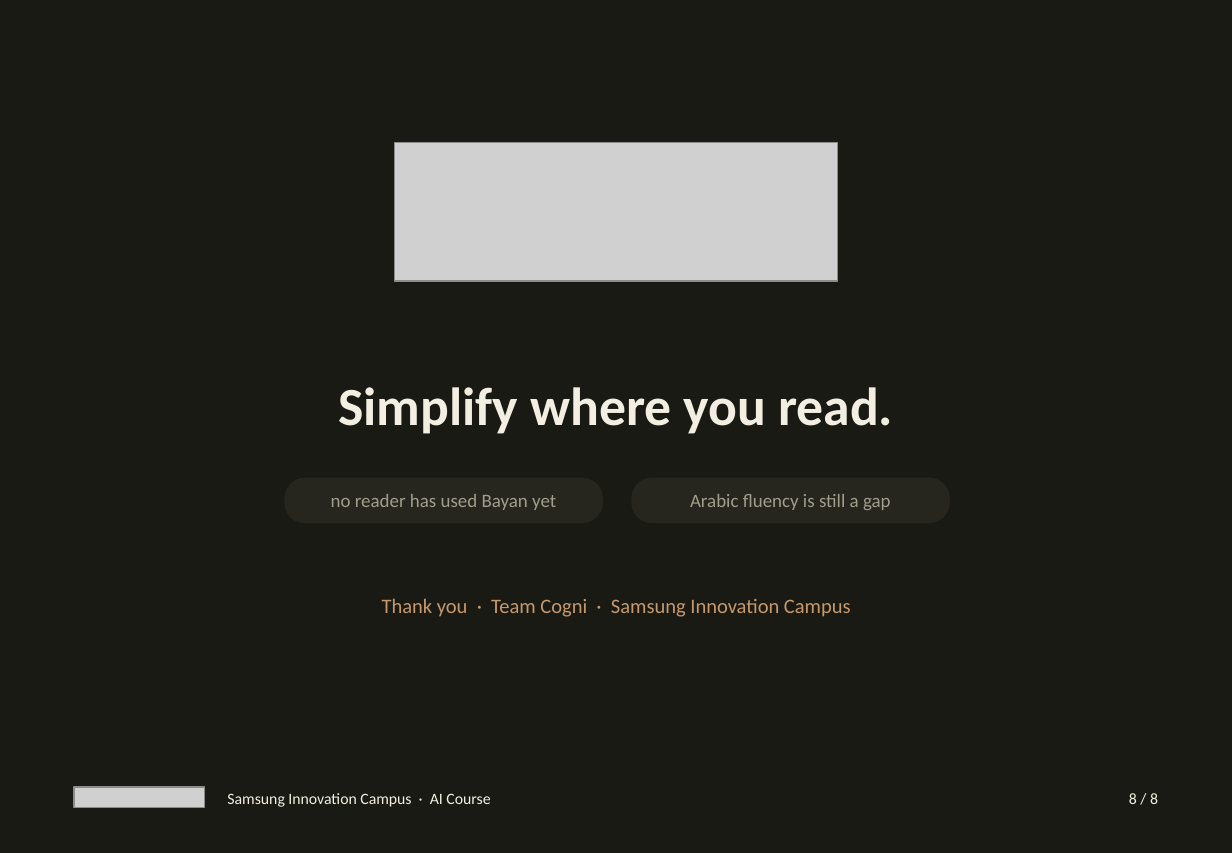
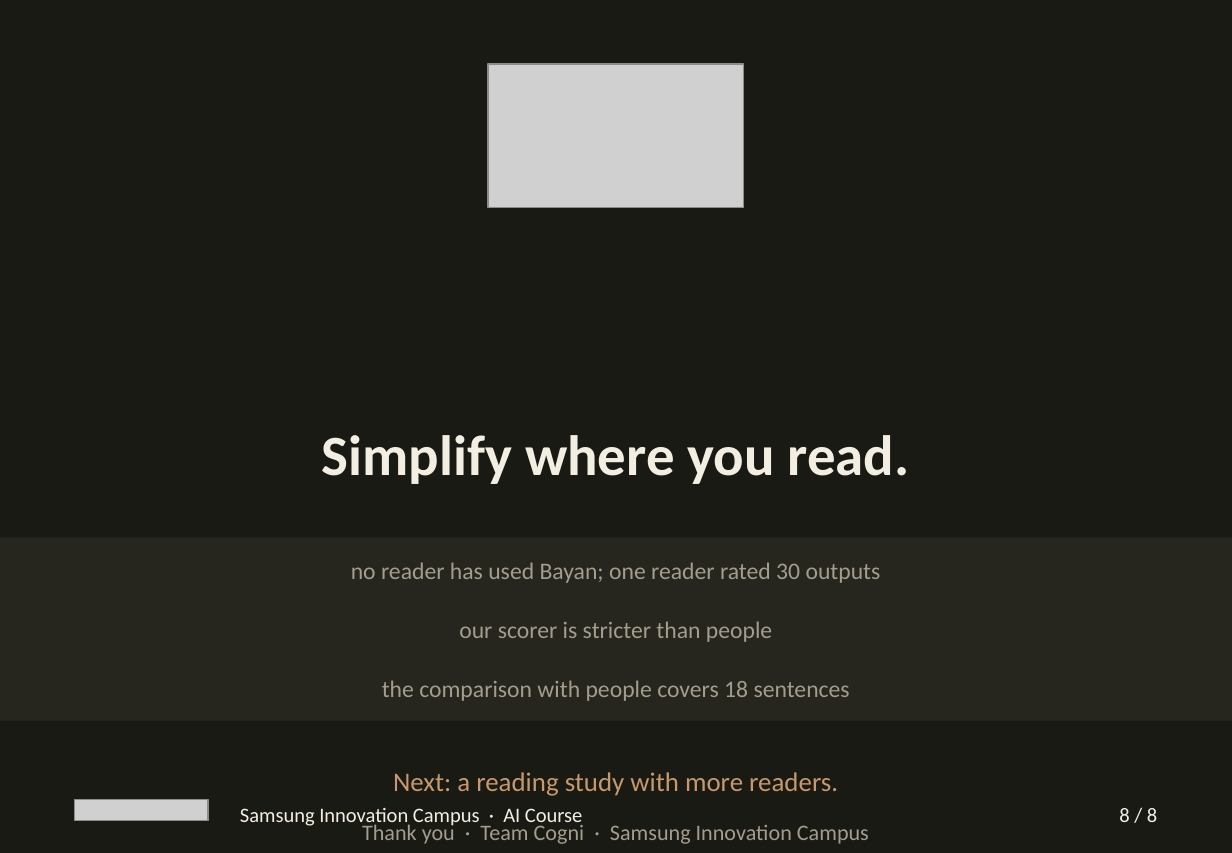
Before and after one commit to Cogni-Libya/Bayan, a slide deck: slide 8 of deliverables/04_presentation/Bayan_Submission.pptx. Drawn at 1232x853 pixels with LibreOffice and Linux fonts; fonts in the diff are those of the drawing; grey boxes stand for pictures. Boxes give left, top, right and bottom in pixels: in the first picture for what was removed or moved away, otherwise in the second. Text is boxed around its words. In the diff, an @@ line names an element or a change of style, - is before the commit and + after.

Commit message:
Submission deck: port Manim layouts beat for beat
Map scenes.py geometry into nativekit via a frame transform so the pptx
shows the same panels, tables and charts as the HTML, including stage
replacements where the Manim beats fade content out.

```diff
--- a/deliverables/04_presentation/Bayan_Submission.pptx
+++ b/deliverables/04_presentation/Bayan_Submission.pptx
@@ picture: place and size @@
-picture at box(394, 142, 837, 281)
+picture at box(488, 64, 744, 207)
@@ text "Simplify where you read.": place and size @@
-text "Simplify where you read." at box(338, 387, 893, 434)
+text "Simplify where you read." at box(322, 435, 910, 484)
@@ text "Simplify where you read." at box(322, 435, 910, 484): size 34 to 36 pt @@
@@ rounded rectangle "no reader has used Bayan; ...": place and size @@
-rounded rectangle "no reader has used Bayan; ..." at box(284, 478, 603, 523)
+rounded rectangle "no reader has used Bayan; ..." at box(0, 538, 1232, 602)
@@ rounded rectangle "no reader has used Bayan; ..." at box(0, 538, 1232, 602): outline none to #26261E 1.25 pt; proportions changed @@
@@ text in rounded rectangle at box(351, 562, 881, 583): text changed; size 12 to 15 pt @@
-no reader has used Bayan yet
+no reader has used Bayan; one reader rated 30 outputs
@@ rounded rectangle "our scorer is stricter than ..." at box(0, 597, 1232, 661): outline none to #26261E 1.25 pt; proportions changed @@
@@ rounded rectangle "our scorer is stricter than ...": place and size @@
-rounded rectangle "our scorer is stricter than ..." at box(631, 478, 950, 523)
+rounded rectangle "our scorer is stricter than ..." at box(0, 597, 1232, 661)
@@ text in rounded rectangle at box(459, 621, 772, 642): text changed; size 12 to 15 pt @@
-Arabic fluency is still a gap
+our scorer is stricter than people
@@ rounded rectangle added at box(0, 656, 1232, 720), fill #26261E, outline #26261E 1.25 pt, 15 pt, text #A29D8C @@
+the comparison with people covers 18 sentences
@@ text added at box(393, 772, 838, 796), 17 pt, text #C6986B @@
+Next: a reading study with more readers.
@@ picture: place and size @@
-picture at box(74, 787, 205, 808)
+picture at box(75, 800, 208, 820)
@@ text "Samsung Innovation Campus · AI ...": place and size @@
-text "Samsung Innovation Campus · AI ..." at box(227, 793, 490, 807)
+text "Samsung Innovation Campus · AI ..." at box(240, 808, 583, 828)
@@ text "Samsung Innovation Campus · AI ..." at box(240, 808, 583, 828): size 10 to 13 pt @@
@@ text "8 / 8" at box(1119, 808, 1157, 822): size 10 to 13 pt @@
@@ text "8 / 8": place and size @@
-text "8 / 8" at box(1129, 793, 1158, 804)
+text "8 / 8" at box(1119, 808, 1157, 822)
@@ text "Thank you · Team Cogni ...": place and size @@
-text "Thank you · Team Cogni ..." at box(382, 598, 851, 617)
+text "Thank you · Team Cogni ..." at box(362, 821, 869, 844)
@@ text "Thank you · Team Cogni ..." at box(362, 821, 869, 844): size 13 to 14 pt, text colour #C6986B to #A29D8C @@
```
Also in this commit, not shown: 6 other slides changed, 1 slide added, 1 slide removed, 1 other file.
